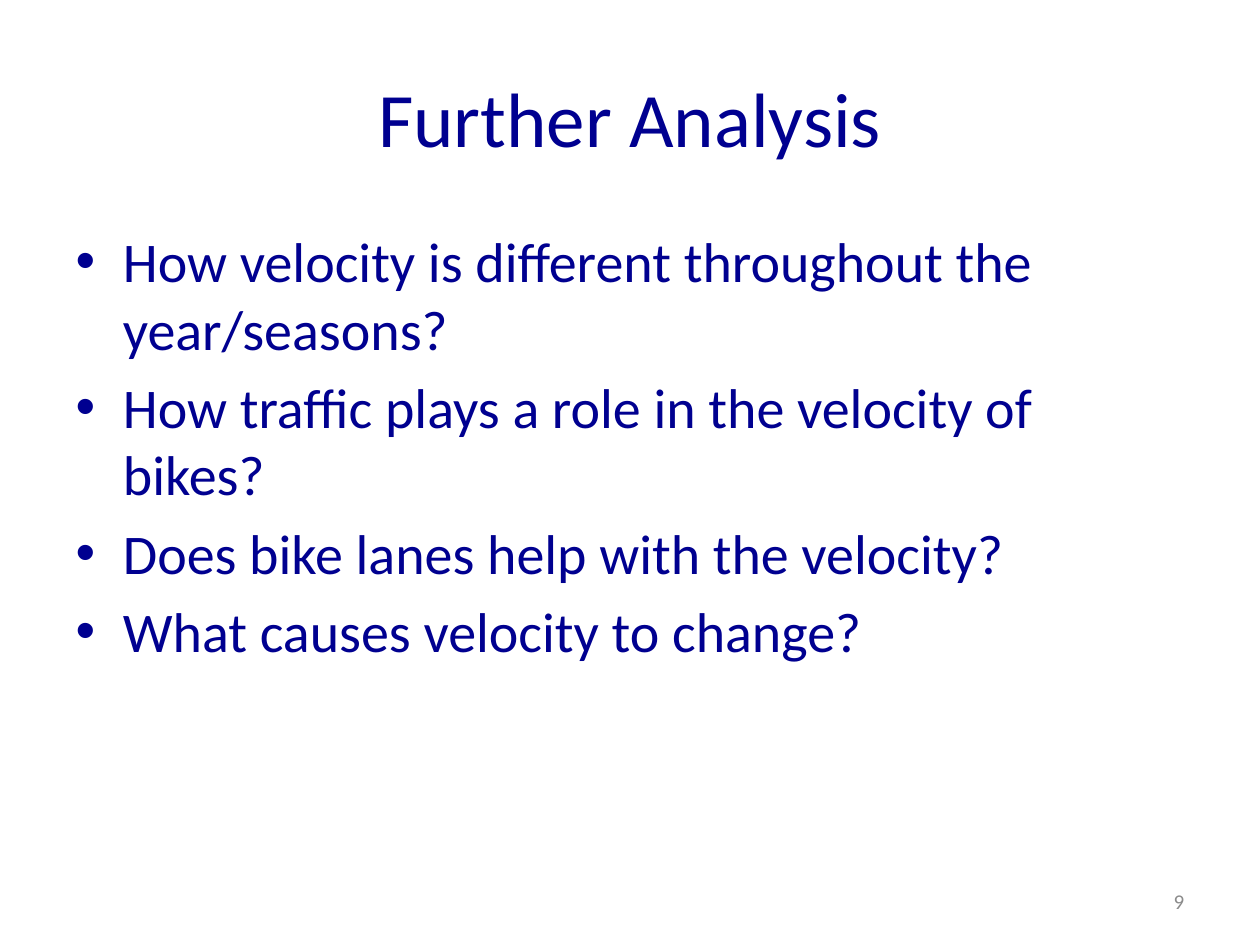
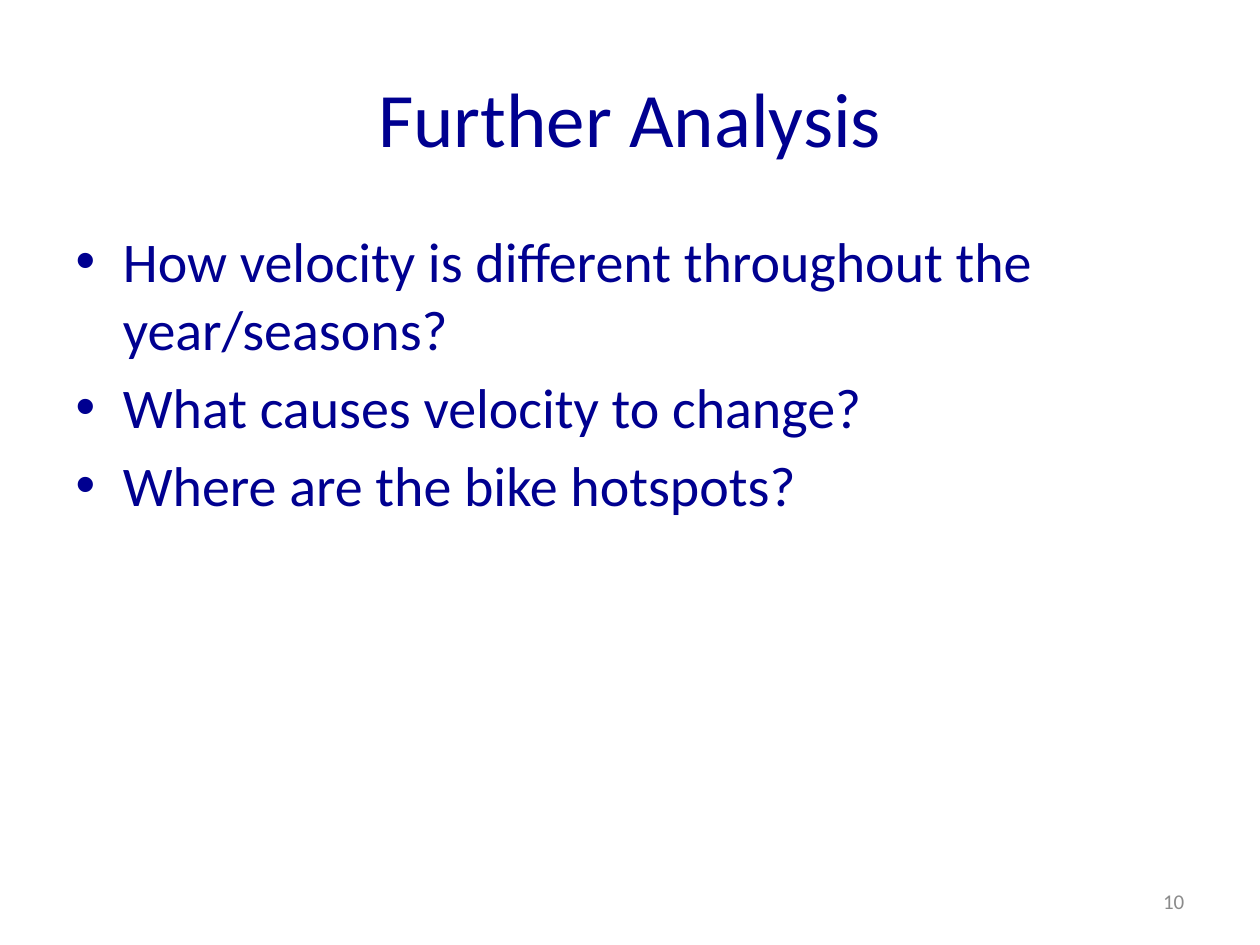
Before and after one commit to nycdatasci/bootcamp005_project, a slide deck: slide 10 of Project1-ExploreVis/Taraqur Rahman/CitiBike_Presentation.pptx (slide 9 before the commit). Drawn at 1260x945 pixels with LibreOffice and Linux fonts; fonts in the diff are those of the drawing. Boxes give left, top, right and bottom in pixels: in the first picture for what was removed or moved away, otherwise in the second. Text is boxed around its words. In the diff, an @@ line names an element or a change of style, - is before the commit and + after.

Commit message:
Changes

```diff
--- a/Project1-ExploreVis/Taraqur Rahman/CitiBike_Presentation.pptx
+++ b/Project1-ExploreVis/Taraqur Rahman/CitiBike_Presentation.pptx
@@ text at (123, 389, 1032, 583): paragraphs removed @@
-• How traffic plays a role in the velocity of bikes?
-• Does bike lanes help with the velocity?
@@ text at (123, 467, 795, 515): paragraph added @@
+• Where are the bike hotspots?
@@ page number at (1163, 895, 1184, 909): text changed @@
-9
+10
```
Also in this commit, not shown: 1 slide added.
